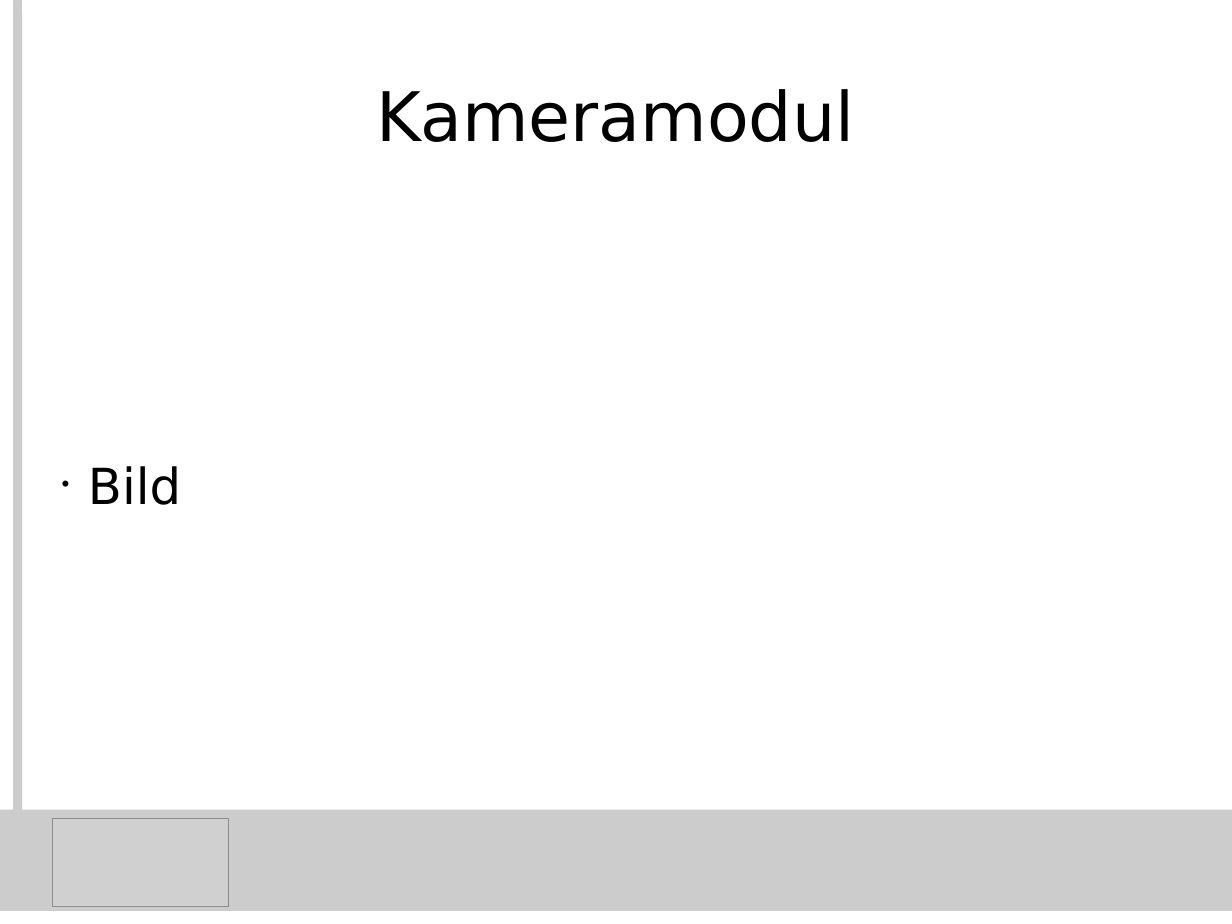
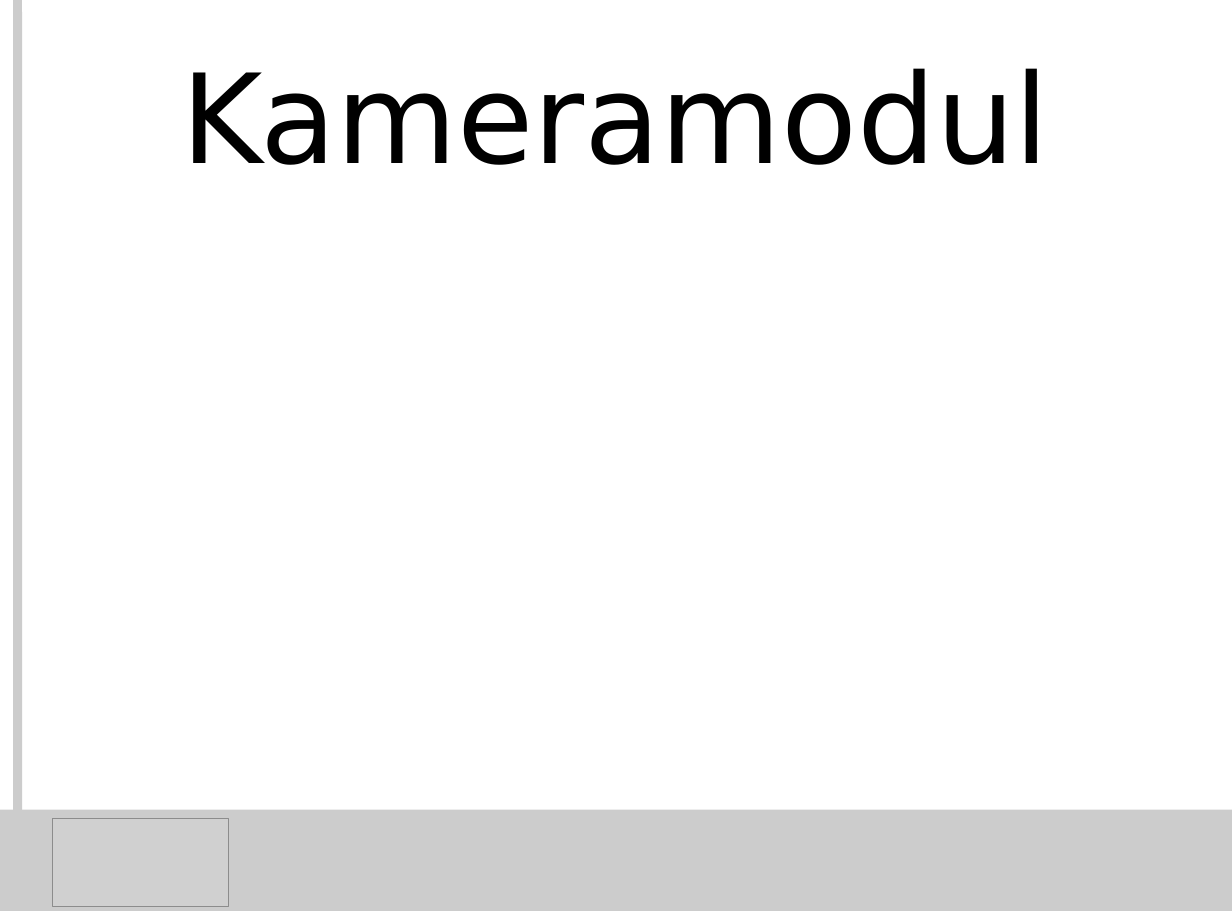
Before and after one commit to KITrokopter/Presentation, a slide deck: slide 1 of camera_module/Folien Kameramodul.odp. Drawn at 1232x924 pixels with LibreOffice and Linux fonts; fonts in the diff are those of the drawing; grey boxes stand for pictures. Boxes give left, top, right and bottom in pixels: in the first picture for what was removed or moved away, otherwise in the second. Text is boxed around its words. In the diff, an @@ line names an element or a change of style, - is before the commit and + after.

```diff
--- a/camera_module/Folien Kameramodul.odp
+++ b/camera_module/Folien Kameramodul.odp
@@ title "Kameramodul" at <box>181,68,1049,165</box>: size 44 to 80 pt @@
@@ subtitle removed at <box>88,466,181,505</box> @@
-• Bild
```
Also in this commit, not shown: 3 other slides changed, 1 slide added, 1 other file.
